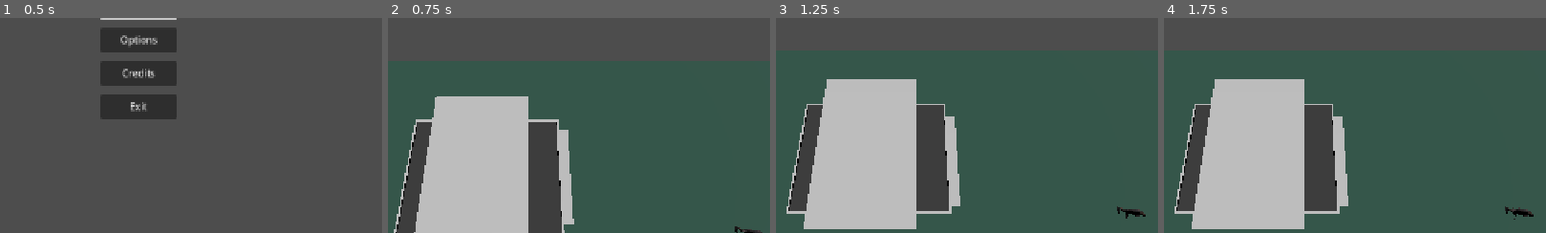
Above: before the commit, frames 1-4 (left to right).
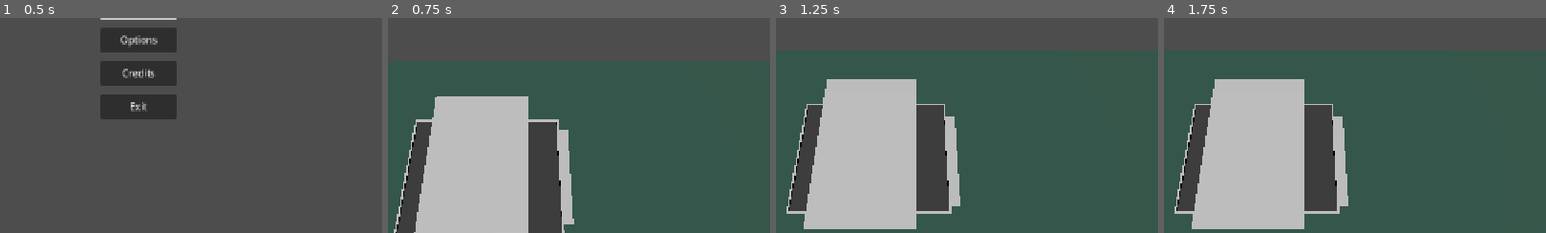
Above: after the commit, the same moments.

Repository: andrijzyn/The-Undefinders
Game: Godot game, scene res://addons/maaacks_game_template/base/scenes/menus/main_menu/main_menu.tscn
The game is run twice, just before and just after one commit, with the same random seed, the same clock (stepped at 60 frames per second) and the same inputs.
Inputs (mouse positions are % of the whole screen's width and height, from its top left):
- Up to frame 1 (0.5 s): no input
- Up to frame 2 (0.75 s): click "New Game" at 0.5 s
- Up to frame 3 (1.25 s): no input
- Up to frame 4 (1.75 s): click (5, 98) at 1.27 s
The pictures show only the part of the screen within x 32-82%, y 50-100%; the shares and areas given below are measured in that part.

Frame 1 is identical in both runs. In frame 2, 0.1% of the frame differs, in the area x 90-98%, y 96-100%; in frame 3, 0.2%; in frame 4, 0.2%, in the area x 89-97%, y 87-94%.

Commit message:
Fixing construction, selection, and more
Changes:
- Noticed that since the UI was called before the camera, the camera variable was not initialized correctly in the `ready()` function of the UI.
- Fixed the issue mentioned above, so building construction works again.
- Reworked the building construction code so that buildings are now placed inside the player node and assigned the camera's `multiplayer_authority`.
- Reworked unit generation so that units are now assigned the `multiplayer_authority` of the building.
- Reworked selection so that it now checks the `multiplayer_authority` of both the object performing the selection and the object being selected.

Remaining issues:
- Initial UI

Diff:
--- a/app/MainCamera.gd
+++ b/app/MainCamera.gd
@@ -37,7 +37,6 @@
 
 func _ready():
 	main_scene = get_tree().current_scene #DAMI
-	ui = main_scene.players[get_multiplayer_authority()].ui
 	# Create selection overlay UI
 	var canvas_layer = CanvasLayer.new()
 	get_viewport().add_child.call_deferred(canvas_layer)
@@ -119,7 +118,7 @@
 				if Input.is_action_pressed("MULTI_SELECT"):
 					var result = RaycastHandler.getRaycastResult(self)
 					if result:
-						selected_nodes = SelectionHandler.handleMultipleSelectionByShift(selected_nodes, result)
+						selected_nodes = SelectionHandler.handleMultipleSelectionByShift(selected_nodes, result, self)
 				elif event.double_click:
 					# Double-click selects multiple objects of the same type
 					var result = RaycastHandler.getRaycastResult(self)
@@ -142,7 +141,7 @@
 					else:
 						var result = RaycastHandler.getRaycastResult(self)
 						if result:
-							selected_nodes = SelectionHandler.handleSingleSelection(selected_nodes, result)
+							selected_nodes = SelectionHandler.handleSingleSelection(selected_nodes, result, self)
 					if ui:
 						ui.update_selected_objects(selected_nodes)
 
@@ -245,11 +244,12 @@
 
 		phantom_building = building_scene
 		phantom_building.rotation = Vector3(phantom_building.rotation.x, 0.0, phantom_building.rotation.z)
+		phantom_building.set_multiplayer_authority(get_multiplayer_authority())
 
 		apply_ghost_shader(phantom_building)
 		disable_colliders(phantom_building)
 		setup_phantom_area(phantom_building)
-		get_tree().get_current_scene().add_child(phantom_building)
+		get_parent().add_child(phantom_building)
 	else:
 		print("Error: Scene not found at path:", path)
 
--- a/app/MainScene.gd
+++ b/app/MainScene.gd
@@ -50,7 +50,6 @@
 			var ui = load("res://features/HUD/UI/rts_ui.tscn").instantiate()
 			ui.name = "PlayerUI"
 			ui.set_multiplayer_authority(new_player.id)
-			new_player.ui = ui
 			new_player.add_child(ui)
 			var spawn_point = get_node_or_null("PlayerSpawn" + str(player_data.id))
 			if spawn_point:
@@ -61,13 +60,19 @@
 				camera.position = spawn_point.position + Vector3(0, 20, 0)
 				camera.rotation_degrees.x = -60
 				camera.set_multiplayer_authority(new_player.id)
-				new_player.camera = camera
 				new_player.add_child(camera)
 
 				var building = preload("res://entities/Buildings/GLA/garage/garage_imp.tscn").instantiate()
 				building.position = spawn_point.position
 				building.set_multiplayer_authority(new_player.id)
 				new_player.add_child(building)
+
+				camera.ui = ui
+				ui.player_camera = camera
+				new_player.camera = camera
+				new_player.ui = ui
+			else:
+				print("Error: There's no spawn point for player" + str(new_player.id))
 
 	if players.size() > 0:
 		current_player_index = 0
--- a/app/main_scene.tscn
+++ b/app/main_scene.tscn
@@ -1,6 +1,5 @@
-[gd_scene load_steps=5 format=3 uid="uid://ddj7yhyrrg4b8"]
+[gd_scene load_steps=4 format=3 uid="uid://ddj7yhyrrg4b8"]
 
-[ext_resource type="PackedScene" uid="uid://cjd68qtn0ujeb" path="res://entities/Units/USA/Infantry/Soldier/soldier.tscn" id="1_o4col"]
 [ext_resource type="Script" uid="uid://b5x07vifqjwdm" path="res://app/MainScene.gd" id="1_o8hv5"]
 [ext_resource type="PackedScene" uid="uid://bbsgnge3ole1f" path="res://entities/Maps/ground.tscn" id="2_hvjiq"]
 
@@ -22,9 +21,6 @@
 
 [node name="Ground" parent="NavigationRegion3D" instance=ExtResource("2_hvjiq")]
 
-[node name="Soldier" parent="." instance=ExtResource("1_o4col")]
-transform = Transform3D(1, 0, 0, 0, 1, 0, 0, 0, 1, 9.87615, 0.402707, -9.82027)
-
 [node name="PlayerSpawn0" type="Marker3D" parent="."]
 transform = Transform3D(1, 0, 0, 0, 1, 0, 0, 0, 1, -2.066, 0, -12.472)
 
--- a/entities/Buildings/GLA/garage/garage_imp.gd
+++ b/entities/Buildings/GLA/garage/garage_imp.gd
@@ -30,6 +30,10 @@
 
 	var path = "res://entities/Units/USA/Infantry/" + unit_name + ".tscn"
 	var unit_instance = load(path).instantiate()
+
+	unit_instance.mainCamera = get_parent().camera
+	unit_instance.set_multiplayer_authority(get_multiplayer_authority())
+
 	get_parent().add_child(unit_instance)
 	unit_instance.global_transform.origin = spawn_point.global_transform.origin
 	if target_location_active:
--- a/features/HUD/UI/UI.gd
+++ b/features/HUD/UI/UI.gd
@@ -38,7 +38,6 @@
 
 func _ready():
 	main_scene = get_tree().current_scene #DAMI
-	player_camera = main_scene.players[get_multiplayer_authority()].camera
 	update_action_display()
 	button_left.pressed.connect(_on_bottom_button_pressed)
 	button_right.pressed.connect(_on_bottom_button_pressed)
@@ -160,11 +159,11 @@
 	var is_selected = false
 
 	for obj in selected_objects.keys():
-			if obj.has_method("get_available_items"):
-				is_selected = true
-				available_items = obj.get_available_items()
-				is_builder = obj.is_builder
-				break
+		if obj.has_method("get_available_items"):
+			is_selected = true
+			available_items = obj.get_available_items()
+			is_builder = obj.is_builder
+			break
 
 	if is_selected:
 		for item in available_items.keys():
--- a/shared/AbstractClasses/MovableUnit.gd
+++ b/shared/AbstractClasses/MovableUnit.gd
@@ -45,7 +45,6 @@
 	position += velocity * delta
 
 func _ready() -> void:
-	#mainCamera = get_tree().get_nodes_in_group(Constants.cameras)[0]
 	mapRID = get_world_3d().navigation_map
 	currentHealth = max_health
 
--- a/shared/HandlerClasses/SelectionHandler.gd
+++ b/shared/HandlerClasses/SelectionHandler.gd
@@ -1,13 +1,15 @@
 class_name SelectionHandler
 
-static func handleSingleSelection(oldSelections: Array[Node3D], newSelection: Node3D) -> Array[Node3D]:
-	if oldSelections.size() > 1:
-		for select in oldSelections:
-			if select:
-				select.setSelected(false)
-		oldSelections.clear()
-		handleSingleSelection(oldSelections, newSelection)
+static func handleSingleSelection(oldSelections: Array[Node3D], newSelection: Node3D, caller: Node3D) -> Array[Node3D]:
 	if newSelection and newSelection.is_in_group(Constants.selectable):
+		if newSelection.get_multiplayer_authority() != caller.get_multiplayer_authority():
+			return oldSelections
+		if oldSelections.size() > 1:
+			for select in oldSelections:
+				if select:
+					select.setSelected(false)
+			oldSelections.clear()
+			handleSingleSelection(oldSelections, newSelection, caller)
 		if oldSelections.size() > 0 and oldSelections[0] and oldSelections[0] != newSelection:
 			oldSelections[0].setSelected(false)
 		oldSelections.clear()
@@ -21,10 +23,11 @@
 	oldSelections.clear()
 	return oldSelections
 
-static func handleMultipleSelectionByShift(oldSelections: Array[Node3D], newSelection: Node3D) -> Array[Node3D]:
+static func handleMultipleSelectionByShift(oldSelections: Array[Node3D], newSelection: Node3D, caller: Node3D) -> Array[Node3D]:
 	if newSelection and newSelection.is_in_group(Constants.selectable):
-		newSelection.setSelected(true)
-		oldSelections.append(newSelection)
+		if newSelection.get_multiplayer_authority() == caller.get_multiplayer_authority():
+			newSelection.setSelected(true)
+			oldSelections.append(newSelection)
 	return oldSelections
 
 static func handleMultipleSelectionByDoubleClick(oldSelections: Array[Node3D], newSelection: Node3D, camera: MainCamera) -> Array[Node3D]:
@@ -32,7 +35,7 @@
 		var selectableNodes := camera.get_tree().get_nodes_in_group(Constants.selectable)
 		var viewport_size: Vector2 = camera.get_viewport().size
 		for node in selectableNodes:
-			if node.get_class() == newSelection.get_class():
+			if node.get_class() == newSelection.get_class() and node.get_multiplayer_authority() == camera.get_multiplayer_authority():
 				var world_pos: Vector3 = node.global_transform.origin
 				var to_object: Vector3 = world_pos - camera.global_transform.origin
 				var camera_forward: Vector3 = -camera.global_transform.basis.z
@@ -89,6 +92,6 @@
 				selected_objects[result.collider] = true
 
 	for obj in selected_objects.keys():
-		if obj.has_method("setSelected"):
+		if obj.has_method("setSelected") and obj.get_multiplayer_authority() == camera.get_multiplayer_authority():
 			obj.setSelected(true)
 			camera.selected_nodes.append(obj)
